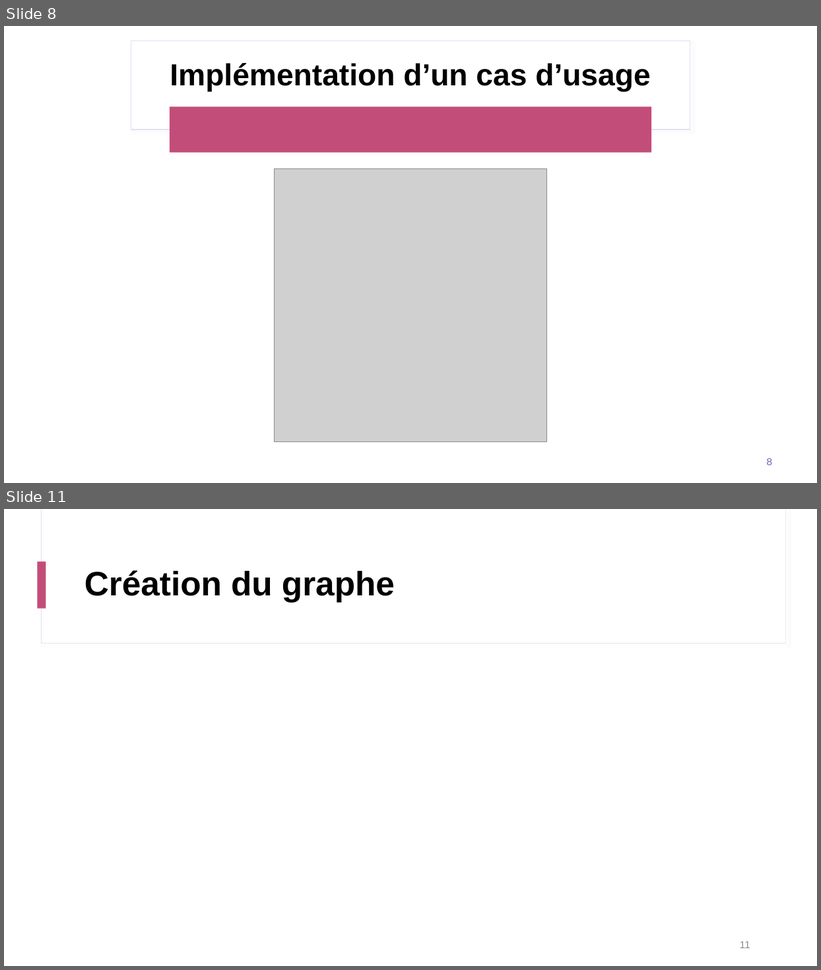
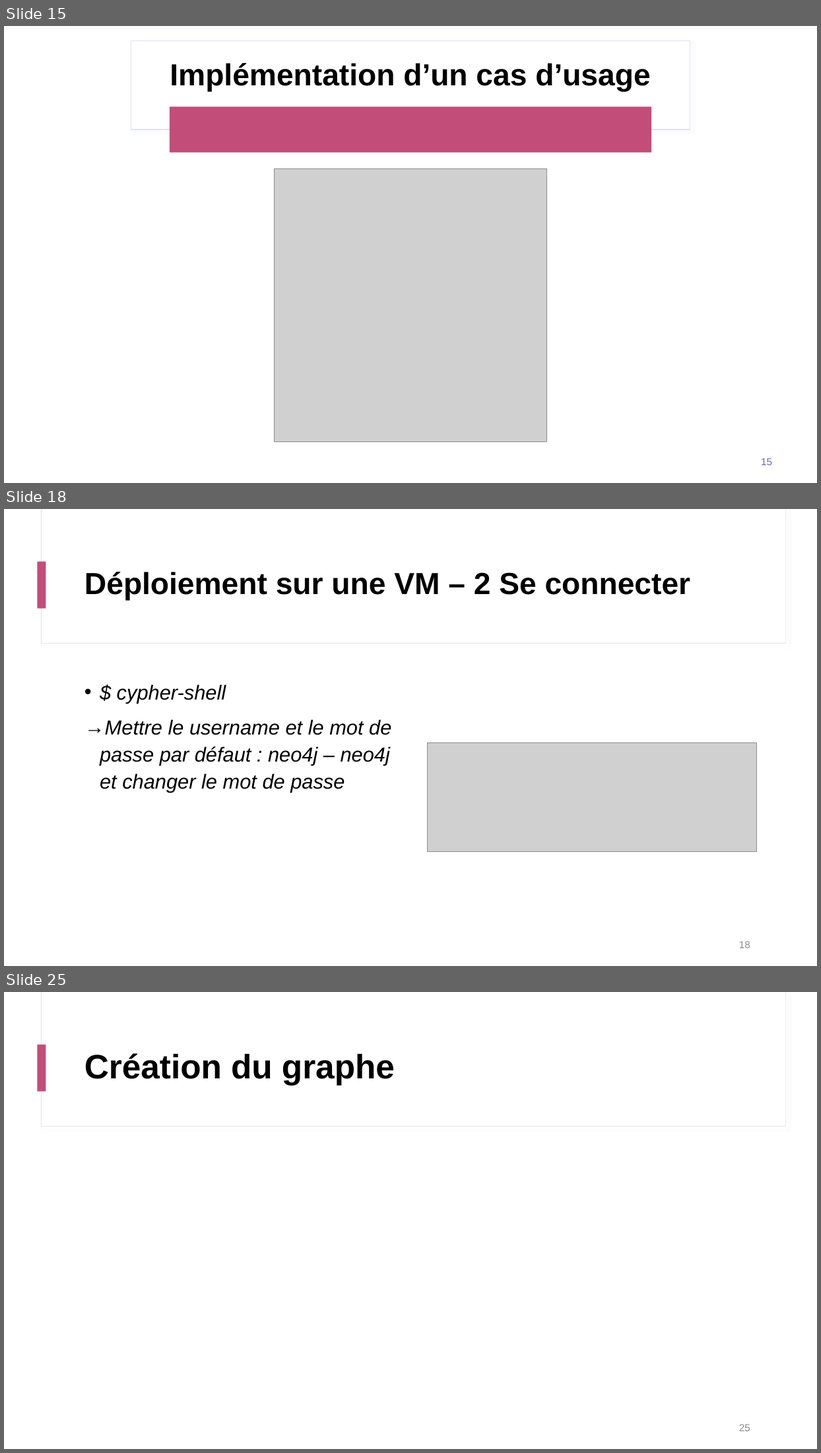
Before and after one commit to clementmariebrisson/neo4j-recommandation-engine, a slide deck: Presentation Neo4j.pptx. Shown one above the other, each under a label of ours: slides 8 and 11 before the commit, slides 15, 18 and 25 after it; the slides between them are not shown. The pictures are 821x970 and 821x1453 pixels, drawn with LibreOffice and Linux fonts; fonts in the diff are those of the drawing; grey boxes stand for pictures. Boxes give left, top, right and bottom in pixels: in the first picture for what was removed or moved away, otherwise in the second. Text is boxed around its words. In the diff, an @@ line names an element or a change of style, - is before the commit and + after.

```diff
--- a/Presentation Neo4j.pptx
+++ b/Presentation Neo4j.pptx
@@ slide 18 added at (x1=4, y1=509, x2=817, y2=966), background #FFFFFF; not listed: 3 template elements that a slide beside it also shows @@
@@ title added at (x1=85, y1=572, x2=691, y2=601), 36 pt, text #000000, bold @@
+Déploiement sur une VM – 2 Se connecter
@@ text added at (x1=100, y1=685, x2=391, y2=792), 24 pt, text #000000, italic @@
+• $ cypher-shell
+→ Mettre le username et le mot de passe par défaut : neo4j – neo4j et changer le mot de passe
@@ picture added at (x1=427, y1=743, x2=757, y2=852) @@
@@ page number added at (x1=739, y1=941, x2=750, y2=949), 12 pt, text #8C8C8C @@
+18
@@ what was slide 8 is now slide 15 @@
@@ page number at (x1=761, y1=458, x2=772, y2=466): text changed @@
-8
+15
@@ what was slide 11 is now slide 25 @@
@@ page number at (x1=739, y1=1424, x2=750, y2=1432): text changed @@
-11
+25
```
Also in this commit, not shown: 4 slides changed, 13 other slides added, 1 other file.
